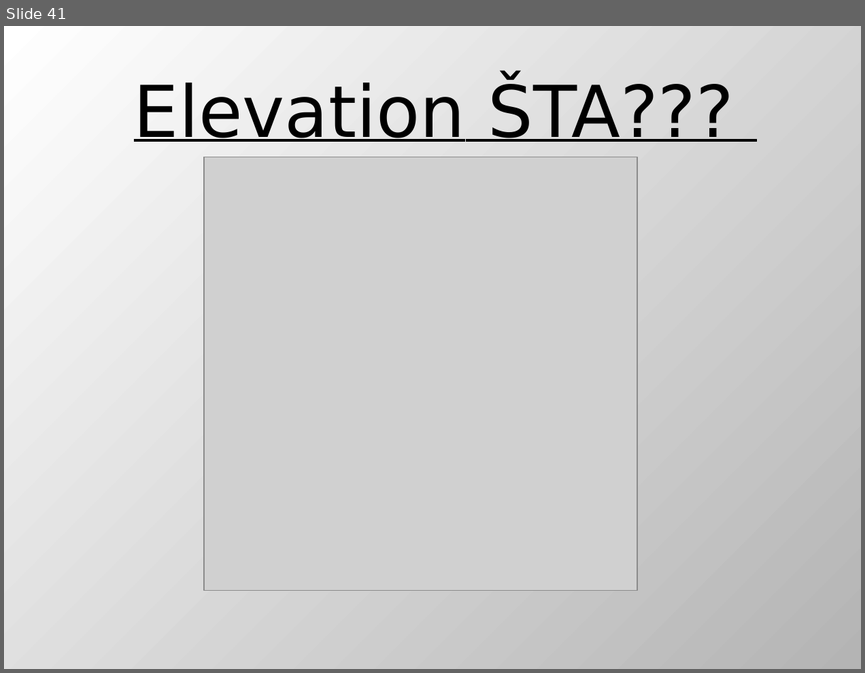
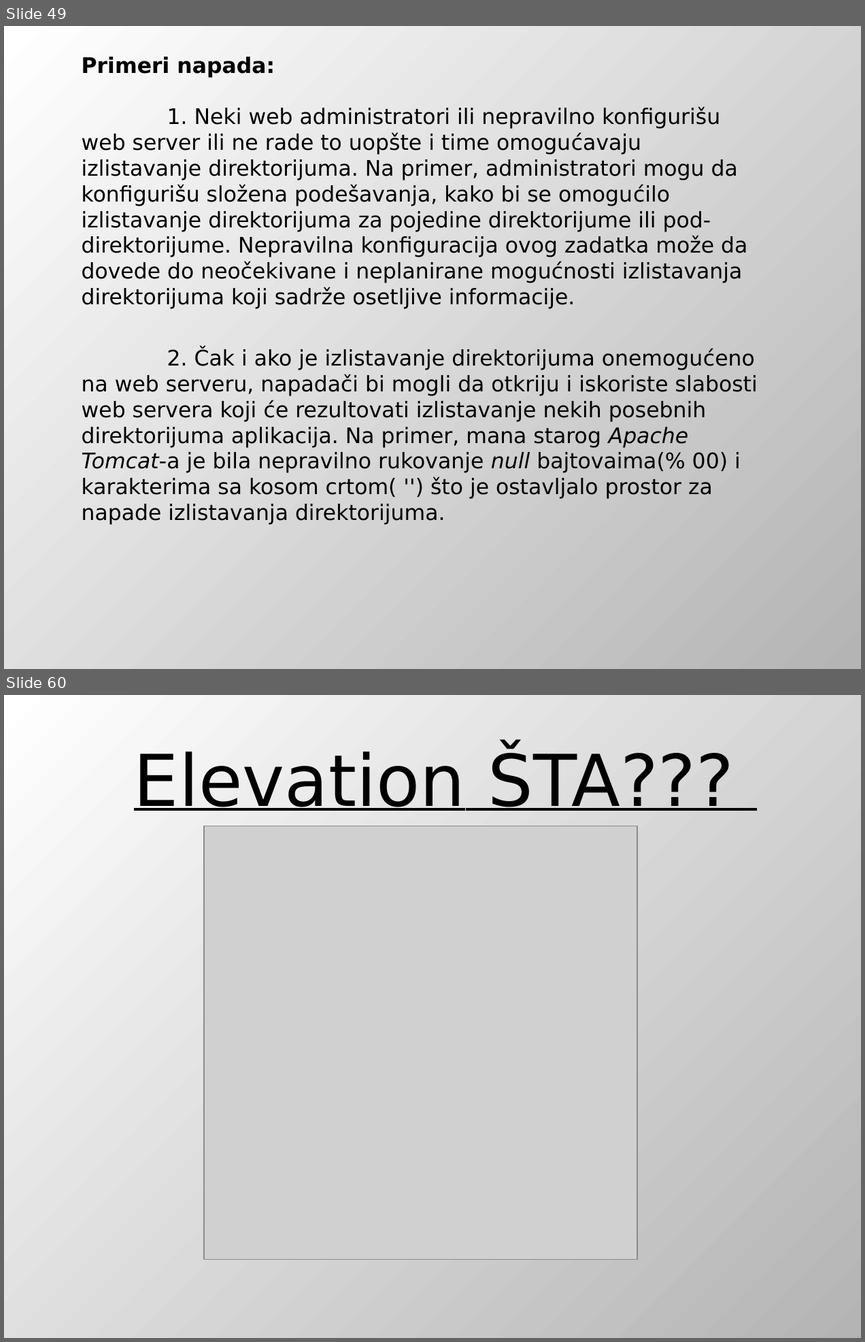
Before and after one commit to DejanUrosevic/XML-Projekat, a slide deck: Model Pretnji.pptx. Shown one above the other, each under a label of ours: slide 41 before the commit, slides 49 and 60 after it; the slides between them are not shown. The pictures are 865x673 and 865x1342 pixels, drawn with LibreOffice and Linux fonts; fonts in the diff are those of the drawing; grey boxes stand for pictures. Boxes give left, top, right and bottom in pixels: in the first picture for what was removed or moved away, otherwise in the second. Text is boxed around its words. In the diff, an @@ line names an element or a change of style, - is before the commit and + after.

```diff
--- a/Model Pretnji.pptx
+++ b/Model Pretnji.pptx
@@ slide 49 added at box(4, 26, 861, 669), background gradient #FFFFFF to #B4B4B4 @@
@@ text added at box(82, 57, 747, 309), 18 pt, text #000000 @@
+Primeri napada:
+1. Neki web administratori ili nepravilno konfigurišu web server ili ne rade to uopšte i time omogućavaju izlistavanje direktorijuma. Na primer, administratori mogu da konfigurišu složena podešavanja, kako bi se omogućilo izlistavanje direktorijuma za pojedine direktorijume ili pod-direktorijume. Nepravilna konfiguracija ovog zadatka može da dovede do neočekivane i neplanirane mogućnosti izlistavanja direktorijuma koji sadrže osetljive informacije.
@@ text added at box(82, 348, 757, 524), 18 pt, text #000000 @@
+2. Čak i ako je izlistavanje direktorijuma onemogućeno na web serveru, napadači bi mogli da otkriju i iskoriste slabosti web servera koji će rezultovati izlistavanje nekih posebnih direktorijuma aplikacija. Na primer, mana starog Apache Tomcat-a je bila nepravilno rukovanje null bajtovaima(% 00) i karakterima sa kosom crtom( '') što je ostavljalo prostor za napade izlistavanja direktorijuma.
@@ what was slide 41 is now slide 60 @@
```
Also in this commit, not shown: 7 slides changed, 19 other slides added, 1 slide removed, 3 other files.
